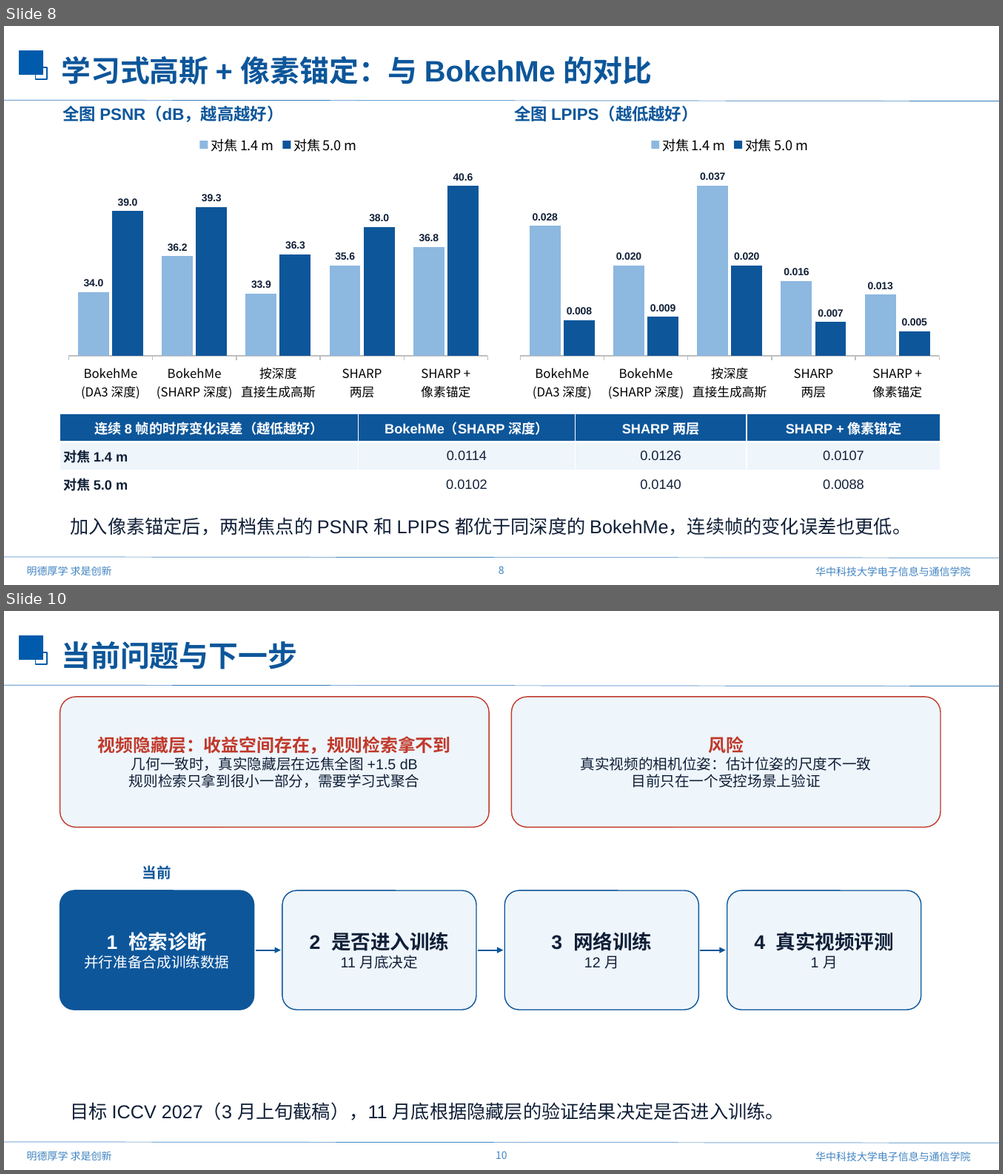
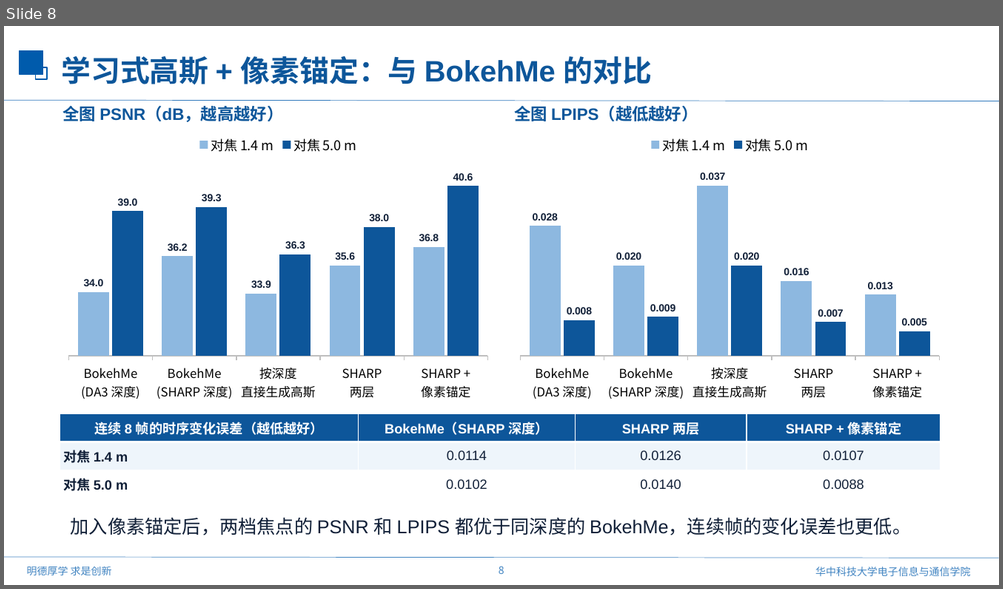
Before and after one commit to mengmcy1/OPPO-depth-guided-video-bokeh, a slide deck: 汇报/2026-11-11_前馈视频虚化思路与验证/前馈视频虚化思路与验证_1111.pptx. Shown one above the other, each under a label of ours: slides 8 and 10 before the commit, slide 8 after it; the slides between them are not shown. The pictures are 1003x1174 and 1003x589 pixels, drawn with LibreOffice and Linux fonts; fonts in the diff are those of the drawing; background and template pictures are left out. Boxes give left, top, right and bottom in pixels: in the first picture for what was removed or moved away, otherwise in the second. Text is boxed around its words. In the diff, an @@ line names an element or a change of style, - is before the commit and + after.

```diff
--- a/汇报/2026-11-11_前馈视频虚化思路与验证/前馈视频虚化思路与验证_1111.pptx
+++ b/汇报/2026-11-11_前馈视频虚化思路与验证/前馈视频虚化思路与验证_1111.pptx
@@ slide 10 removed at [4,611,999,1170], background #FFFFFF; not listed: 7 template elements that a slide beside it also shows @@
@@ text removed at [62,641,298,669] @@
-当前问题与下一步
@@ rounded rectangle removed at [60,697,489,827] @@
-视频隐藏层：收益空间存在，规则检索拿不到
-几何一致时，真实隐藏层在远焦全图 +1.5 dB
-规则检索只拿到很小一部分，需要学习式聚合
@@ rounded rectangle removed at [512,697,940,827] @@
-风险
-真实视频的相机位姿：估计位姿的尺度不一致
-目前只在一个受控场景上验证
@@ text removed at [142,866,171,880] @@
-当前
@@ rounded rectangle removed at [60,891,254,1010] @@
-1 检索诊断
-并行准备合成训练数据
@@ rounded rectangle removed at [282,891,476,1010] @@
-2 是否进入训练
-11 月底决定
@@ rounded rectangle removed at [505,891,699,1010] @@
-3 网络训练
-12 月
@@ rounded rectangle removed at [727,891,921,1010] @@
-4 真实视频评测
-1 月
@@ arrow removed from (256, 951) to (281, 951) @@
@@ arrow removed from (478, 951) to (504, 951) @@
@@ arrow removed from (700, 951) to (726, 951) @@
@@ text removed at [71,1102,784,1121] @@
-目标 ICCV 2027（3 月上旬截稿），11 月底根据隐藏层的验证结果决定是否进入训练。
```
Also in this commit, not shown: 4 slides changed, 4 slides added, 7 other files.
